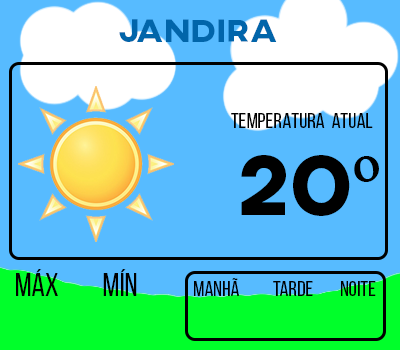
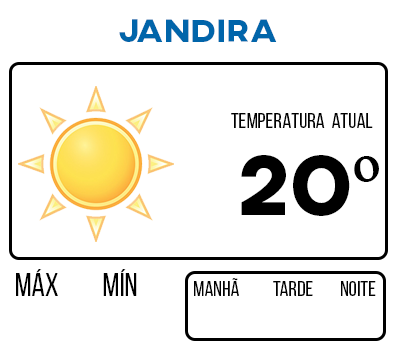
Two versions of the same layered image (400x350). Layer-by-layer changes:
hid group "ENSOLARADO" (3 layers) over [0, 0, 400, 350]
added layer "Camada 4" over [0, 0, 400, 350]
